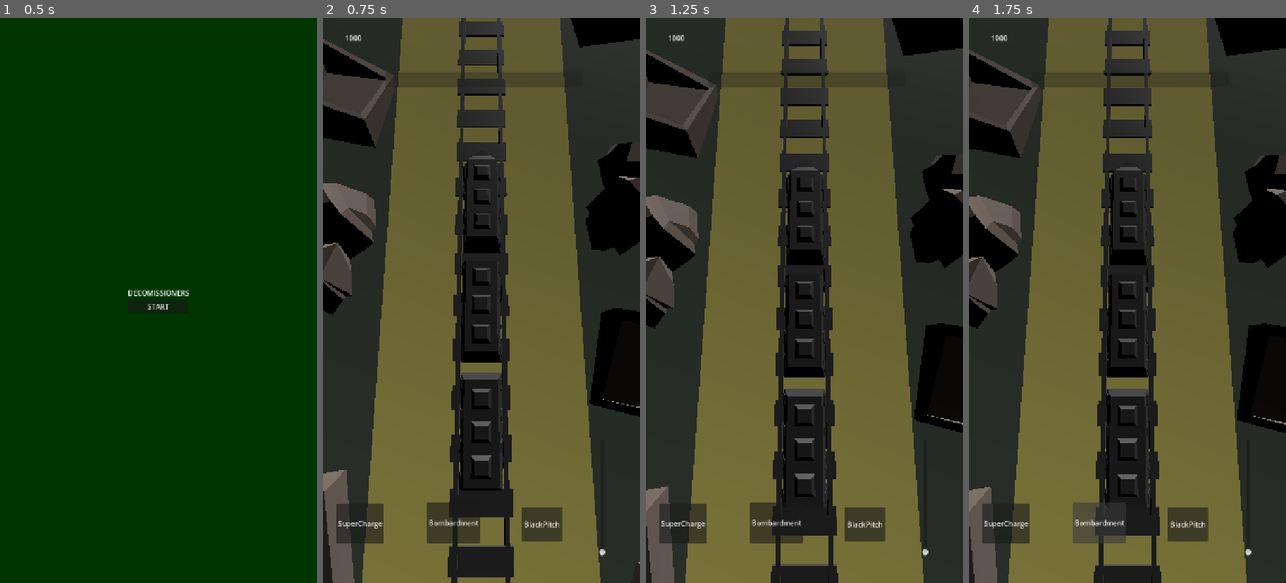
Above: before the commit, frames 1-4 (left to right).
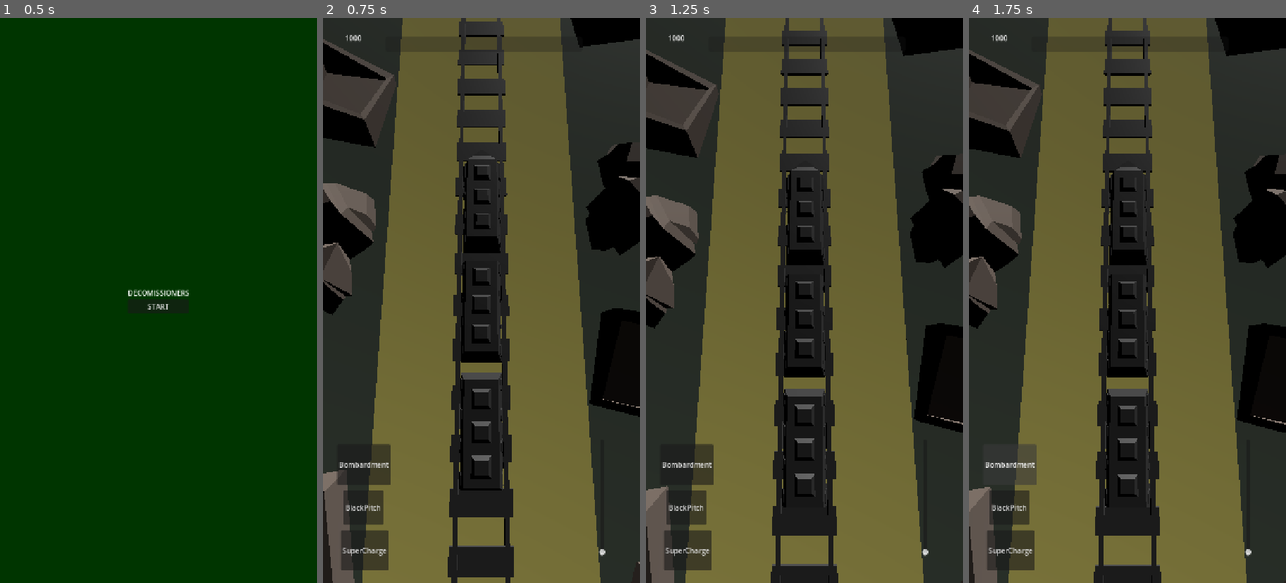
Above: after the commit, the same moments.

Repository: GabrielSiras/Decomissioners
Game: Godot game, scene res://scenes/UI-UX/UI/MENUs/MainMenu.tscn
Same seed, same stepped clock (60 frames per second), same inputs: the game is played once before the commit and once after it.
Inputs:
- Up to frame 1 (0.5 s): no input
- Up to frame 2 (0.75 s): click "START" at 0.5 s
- Up to frame 3 (1.25 s): no input
- Up to frame 4 (1.75 s): click "Bombardment" at 1.25 s

Frame 1 is identical in both runs. In frame 2, 3.3% of the frame differs, in the area x 4-76%, y 75-98%; in frame 3, 3.0%; in frame 4, 3.0%.

Commit message:
Ajuste de vida do trem/vagões e posição do portão

Diff:
--- a/project.godot
+++ b/project.godot
@@ -43,3 +43,4 @@
 
 rendering_device/driver.windows="d3d12"
 renderer/rendering_method="mobile"
+textures/vram_compression/import_etc2_astc=true
--- a/scenes/devroom.tscn
+++ b/scenes/devroom.tscn
@@ -73,6 +73,8 @@
 ui_brake_vfx_scene = ExtResource("15_renfr")
 
 [node name="TrainProgressBar" parent="HUD" unique_id=1161455226 instance=ExtResource("6_ivymc")]
+offset = Vector2(0, -80)
+transform = Transform2D(1, 0, 0, 1, 0, -80)
 
 [node name="BuildMenuUI" parent="HUD" unique_id=1796876524 node_paths=PackedStringArray("train") instance=ExtResource("14_h3fqt")]
 offset_left = 3.0
@@ -89,28 +91,29 @@
 [node name="Skills" type="CanvasLayer" parent="." unique_id=799799759]
 
 [node name="BombardmentSkillButton" parent="Skills" unique_id=246414351 instance=ExtResource("20_3f7xg")]
-offset_left = 236.0
-offset_top = 1098.0
-offset_right = 357.0
-offset_bottom = 1190.0
+offset_left = 32.0
+offset_top = 966.0
+offset_right = 153.0
+offset_bottom = 1058.0
 
 [node name="SuperChargeSkillButton" parent="Skills" unique_id=834700005 node_paths=PackedStringArray("train") instance=ExtResource("24_575n3")]
-offset_left = 30.0
-offset_top = 1100.0
-offset_right = 138.0
-offset_bottom = 1191.0
+offset_left = 40.0
+offset_top = 1161.0
+offset_right = 148.0
+offset_bottom = 1252.0
 supercharge_skill_scene = ExtResource("25_x2gxx")
 train = NodePath("../../Player/TrainHead")
 
 [node name="BlackPitchSkillButton" parent="Skills" unique_id=66681180 instance=ExtResource("26_o13ra")]
-offset_left = 452.0
-offset_top = 1108.0
-offset_right = 543.0
-offset_bottom = 1186.0
+offset_left = 46.0
+offset_top = 1070.0
+offset_right = 137.0
+offset_bottom = 1148.0
 
 [node name="Player" type="Node3D" parent="." unique_id=163302227]
 
 [node name="TrainHead" parent="Player" unique_id=423923195 node_paths=PackedStringArray("wagons", "defeat_menu", "speed_lever", "progress_bar", "destination_node", "next_gate") instance=ExtResource("3_hs430")]
+max_health = 300
 wagons = [NodePath("Wagon"), NodePath("Wagon2")]
 defeat_menu = NodePath("../../HUD/DefeatMenu")
 speed_lever = NodePath("../../HUD/SpeedLever")
@@ -120,9 +123,11 @@
 
 [node name="Wagon" parent="Player/TrainHead" unique_id=659263558 instance=ExtResource("19_c0ium")]
 transform = Transform3D(1, 0, 0, 0, 1, 0, 0, 0, 1, 0, 0.084, 4.2603464)
+max_health = 200
 
 [node name="Wagon2" parent="Player/TrainHead" unique_id=1728178988 instance=ExtResource("19_c0ium")]
 transform = Transform3D(1, 0, 0, 0, 1, 0, 0, 0, 1, 0, 0.084, 9.283)
+max_health = 200
 
 [node name="GameCamera" parent="Player" unique_id=1770089720 node_paths=PackedStringArray("target") instance=ExtResource("1_5ij30")]
 transform = Transform3D(0.99991435, 0.013089597, -1.0106151e-05, 0, 0.0007720748, 0.9999997, 0.013089601, -0.99991405, 0.0007720087, 0.048287738, 18.14456, 4.264213)
@@ -130,4 +135,4 @@
 target = NodePath("../TrainHead")
 
 [node name="Gate" parent="." unique_id=284149379 instance=ExtResource("30_r5xrb")]
-transform = Transform3D(0.2, 0, 0, 0, 0.2, 0, 0, 0, 0.2, 0, 0, -514.22034)
+transform = Transform3D(0.2, 0, 0, 0, 0.2, 0, 0, 0, 0.2, 0, 0, -337.17242)
Not shown, changed: assets/VFX Textures/Shockwave Texture.png.import
Not shown, changed: assets/VFX Textures/SmokeValue.png.import
Not shown, changed: assets/VFX Textures/Spark Texture.png.import
Not shown, changed: assets/VFX Textures/StripeTexture.png.import
Not shown, changed: assets/VFX Textures/T_PerlinNoise_46_inv.png.import
Not shown, changed: assets/VFX Textures/turbulence 2 - 512x512.png.import
Not shown, added: export_presets.cfg
